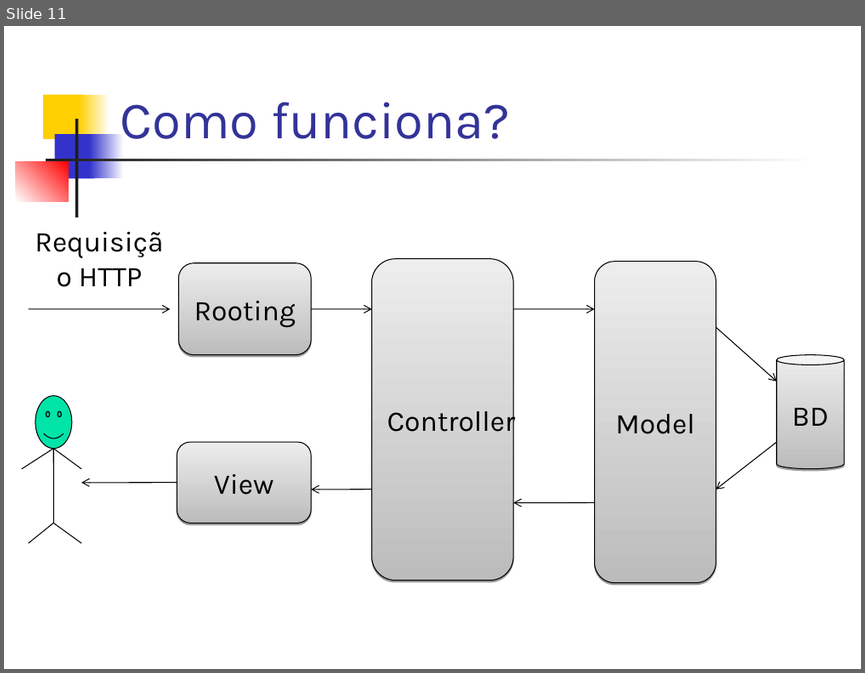
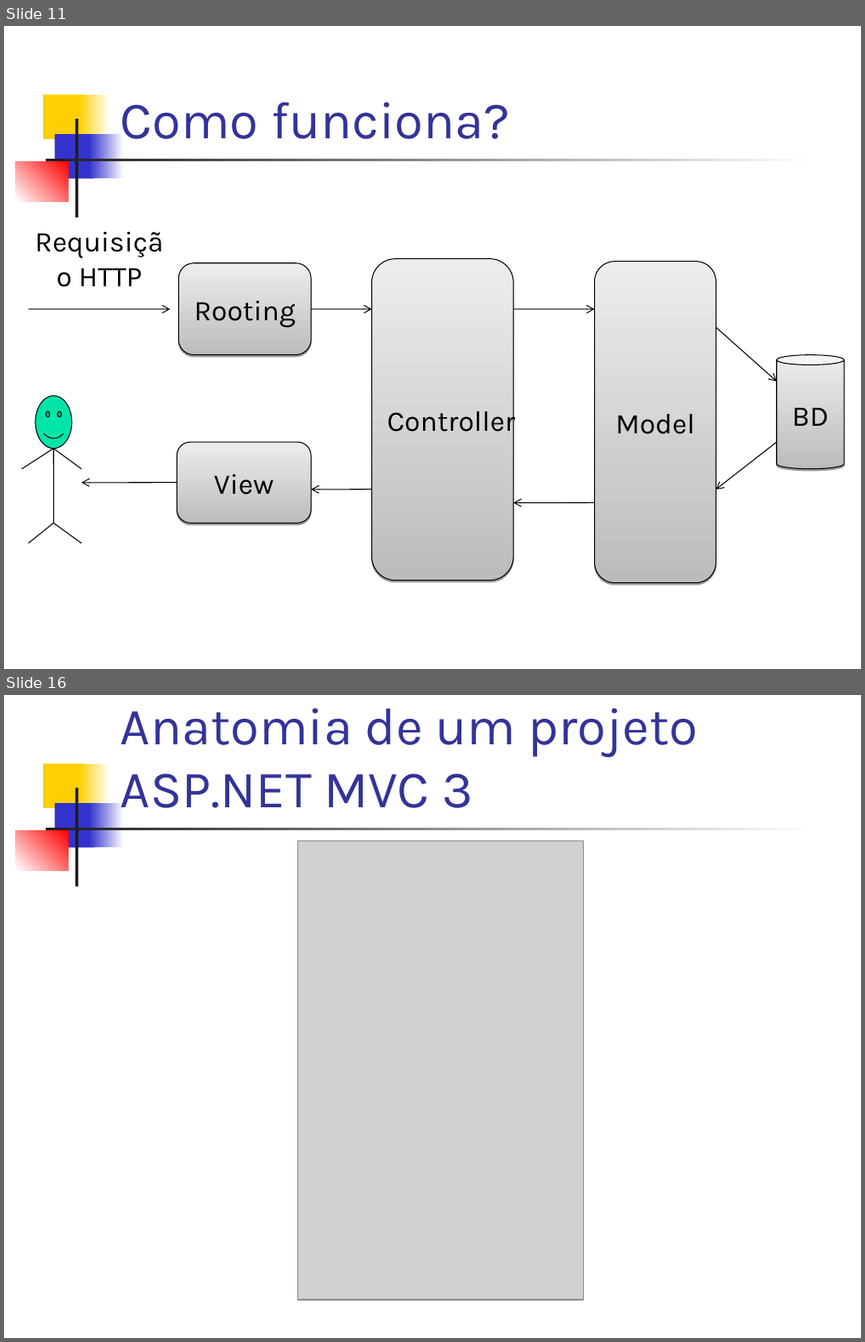
Before and after one commit to dssika/mini-curso-asp-net-mvc3, a slide deck: Slide/Mini Curso.ppt. Shown one above the other, each under a label of ours: slide 11 before the commit, slides 11 and 16 after it; the slides between them are not shown. The pictures are 865x673 and 865x1342 pixels, drawn with LibreOffice and Linux fonts; fonts in the diff are those of the drawing; grey boxes stand for pictures. Boxes give left, top, right and bottom in pixels: in the first picture for what was removed or moved away, otherwise in the second. Text is boxed around its words. In the diff, an @@ line names an element or a change of style, - is before the commit and + after.

```diff
--- a/Slide/Mini Curso.ppt
+++ b/Slide/Mini Curso.ppt
@@ slide 16 added at (x1=4, y1=695, x2=861, y2=1338), background #FFFFFF; not listed: 7 template elements that a slide beside it also shows @@
@@ title added at (x1=120, y1=708, x2=698, y2=808), 44 pt, text #333399 @@
+Anatomia de um projeto ASP.NET MVC 3
@@ picture added at (x1=298, y1=840, x2=583, y2=1299) @@
```
Also in this commit, not shown: 8 slides changed, 14 other slides added.
